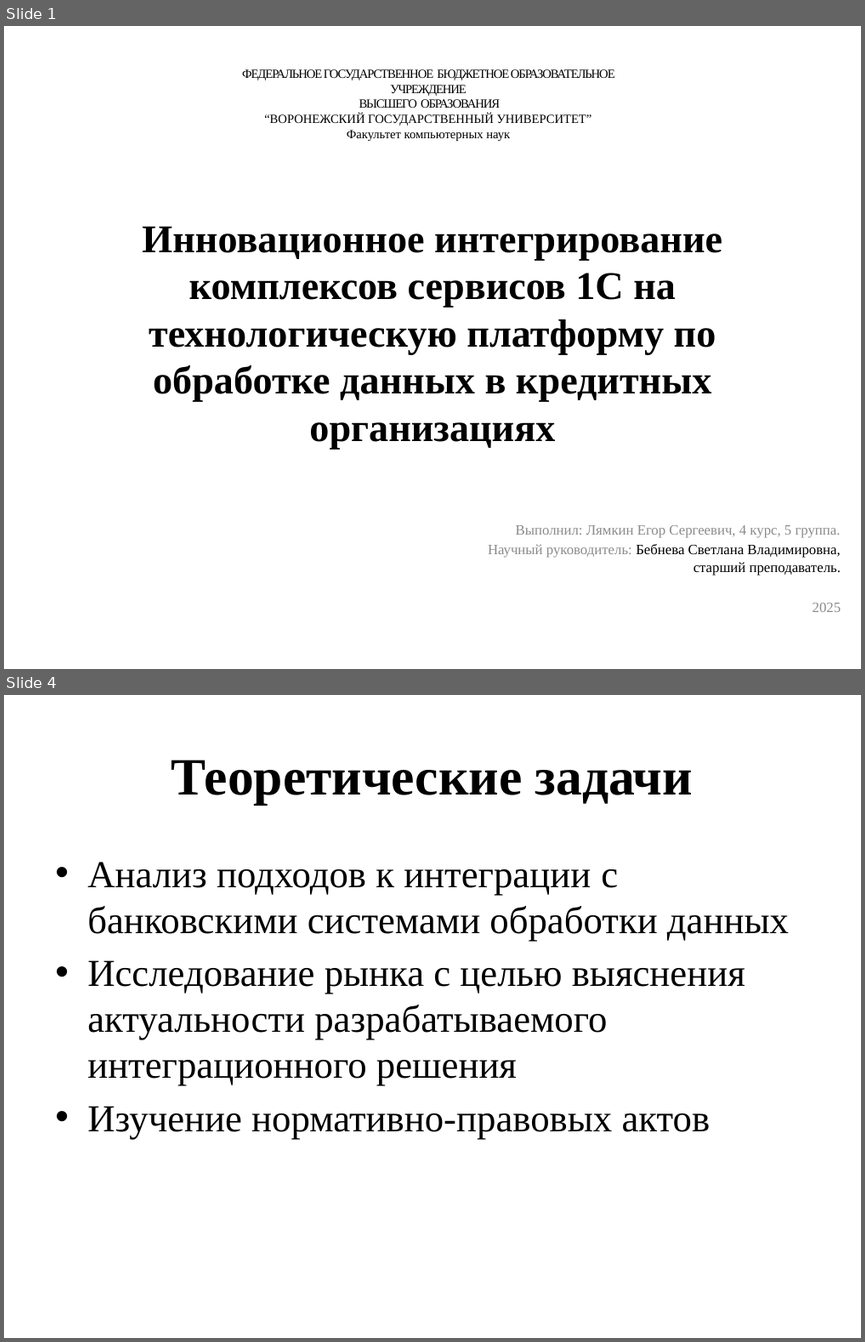
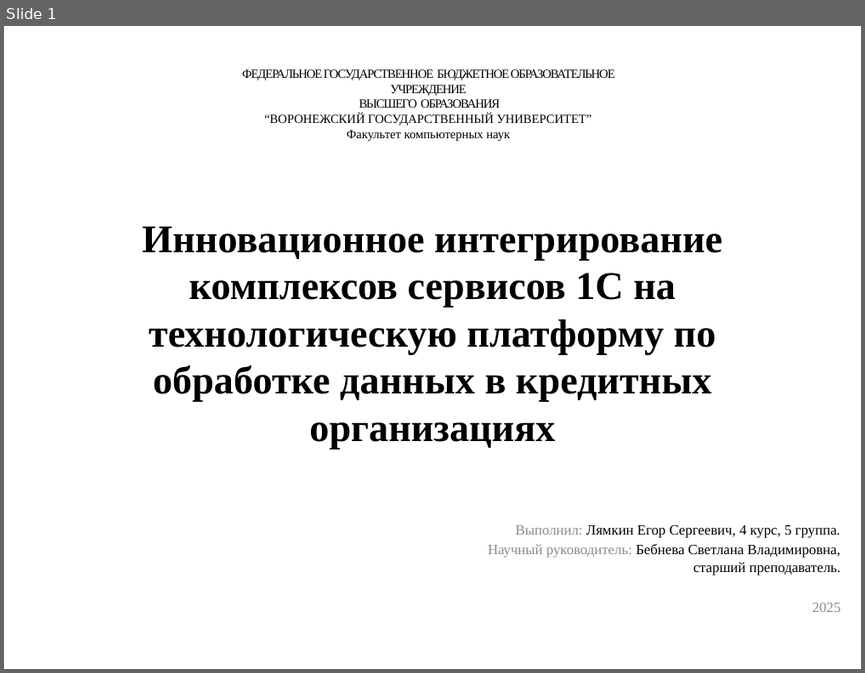
Before and after one commit to 4Bul04kka/diploma, a slide deck: дипломная работа/Лямкин презентация.pptx. Shown one above the other, each under a label of ours: slides 1 and 4 before the commit, slide 1 after it; the slides between them are not shown. The pictures are 865x1342 and 865x673 pixels, drawn with LibreOffice and Linux fonts; fonts in the diff are those of the drawing. Boxes give left, top, right and bottom in pixels: in the first picture for what was removed or moved away, otherwise in the second. Text is boxed around its words. In the diff, an @@ line names an element or a change of style, - is before the commit and + after.

```diff
--- a/дипломная работа/Лямкин презентация.pptx
+++ b/дипломная работа/Лямкин презентация.pptx
@@ slide 4 removed at (x1=4, y1=695, x2=861, y2=1338), background #FFFFFF @@
@@ title removed at (x1=171, y1=760, x2=692, y2=805) @@
-Теоретические задачи
@@ text removed at (x1=87, y1=862, x2=789, y2=1139) @@
-• Анализ подходов к интеграции с банковскими системами обработки данных
-• Исследование рынка с целью выяснения актуальности разрабатываемого интеграционного решения
-• Изучение нормативно-правовых актов
@@ slide 1 changed as well @@
@@ subtitle at (x1=516, y1=525, x2=840, y2=538): text colour #8C8C8C to #000000 in "Лямкин Егор Сергеевич, 4 курс, 5 группа." @@
```
Also in this commit, not shown: 8 slides added, 6 other slides removed, 19 other files.
